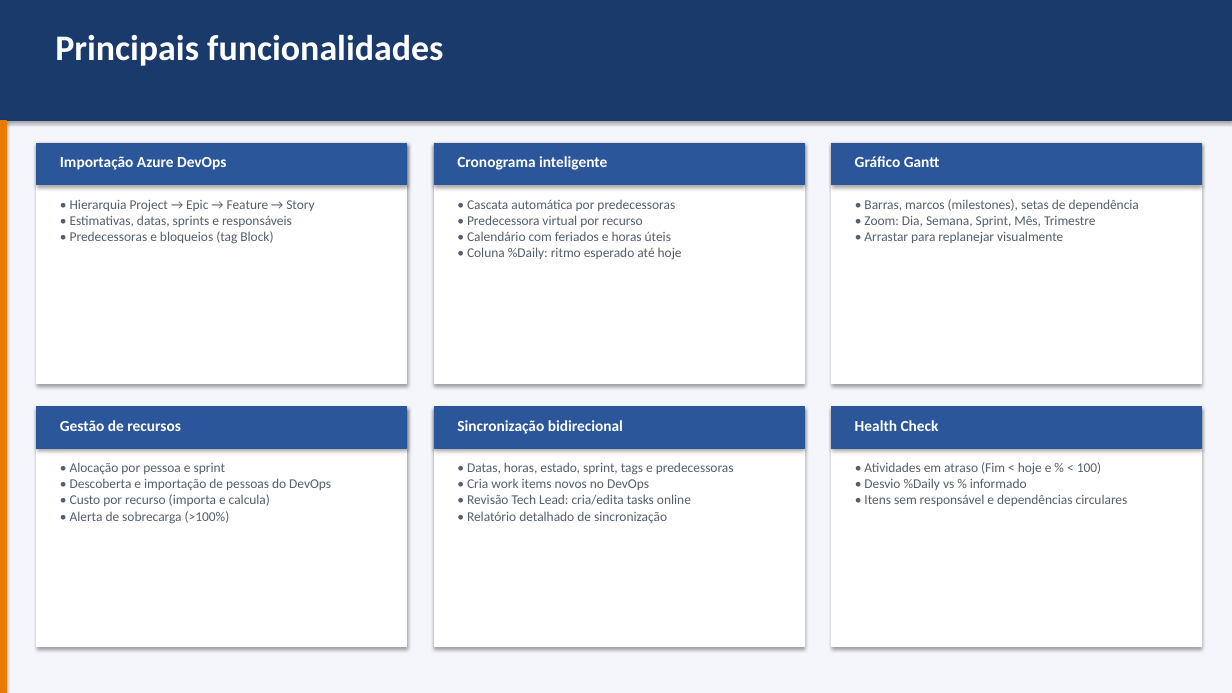
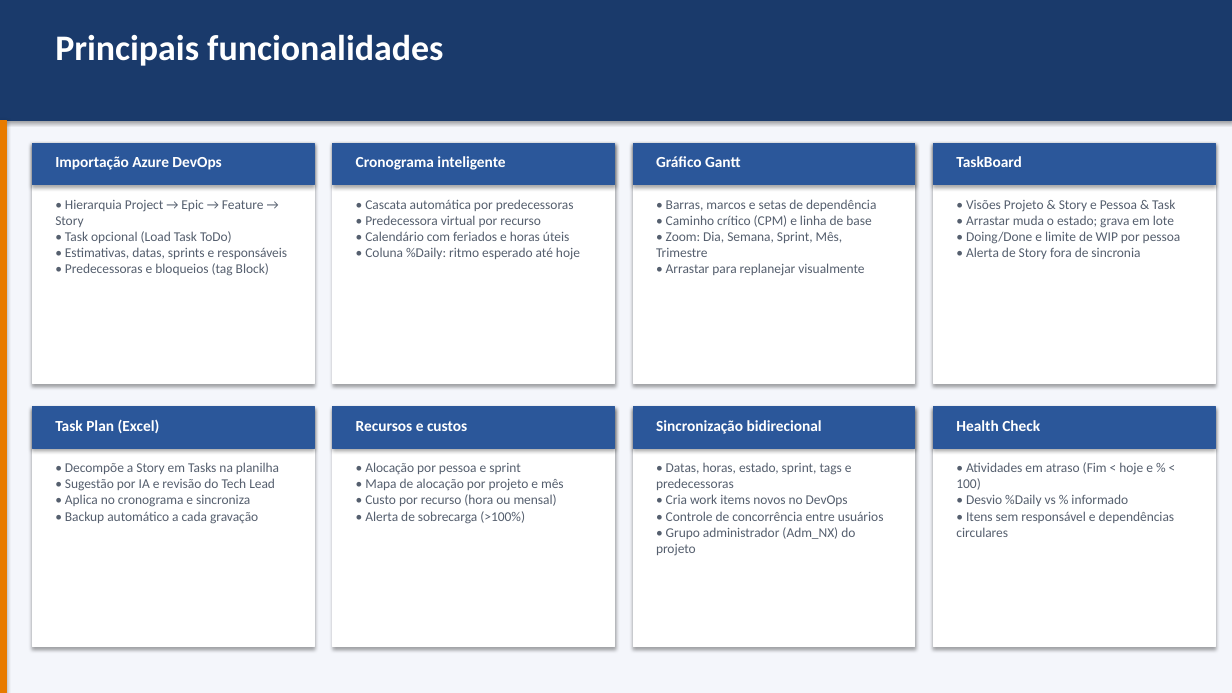
Before and after one commit to carmonexus/NXProject, a slide deck: slide 5 of NXProject_Gestao_Inteligente_DevOps.pptx (slide 4 before the commit). Drawn at 1232x693 pixels with LibreOffice and Linux fonts; fonts in the diff are those of the drawing. Boxes give left, top, right and bottom in pixels: in the first picture for what was removed or moved away, otherwise in the second. Text is boxed around its words. In the diff, an @@ line names an element or a change of style, - is before the commit and + after.

```diff
--- a/NXProject_Gestao_Inteligente_DevOps.pptx
+++ b/NXProject_Gestao_Inteligente_DevOps.pptx
@@ rectangle: place and size @@
-rectangle at bbox=[37, 143, 407, 384]
+rectangle at bbox=[32, 143, 314, 384]
@@ rectangle: place and size @@
-rectangle at bbox=[37, 143, 407, 185]
+rectangle at bbox=[32, 143, 314, 185]
@@ text "Importação Azure DevOps": place and size @@
-text "Importação Azure DevOps" at bbox=[60, 156, 226, 170]
+text "Importação Azure DevOps" at bbox=[55, 156, 221, 170]
@@ rectangle: place and size @@
-rectangle at bbox=[434, 143, 804, 384]
+rectangle at bbox=[333, 143, 615, 384]
@@ rectangle: place and size @@
-rectangle at bbox=[434, 143, 804, 185]
+rectangle at bbox=[333, 143, 615, 185]
@@ text "Cronograma inteligente": place and size @@
-text "Cronograma inteligente" at bbox=[457, 156, 607, 170]
+text "Cronograma inteligente" at bbox=[356, 156, 505, 170]
@@ rectangle: place and size @@
-rectangle at bbox=[832, 143, 1202, 384]
+rectangle at bbox=[633, 143, 915, 384]
@@ rectangle: place and size @@
-rectangle at bbox=[832, 143, 1202, 185]
+rectangle at bbox=[633, 143, 915, 185]
@@ text "Gráfico Gantt": place and size @@
-text "Gráfico Gantt" at bbox=[855, 156, 940, 167]
+text "Gráfico Gantt" at bbox=[656, 156, 741, 167]
@@ rectangle: place and size @@
-rectangle at bbox=[37, 407, 407, 647]
+rectangle at bbox=[933, 143, 1215, 384]
@@ rectangle: place and size @@
-rectangle at bbox=[37, 407, 407, 448]
+rectangle at bbox=[933, 143, 1215, 185]
@@ text added at bbox=[956, 156, 1022, 167], 12 pt, text #FFFFFF, bold @@
+TaskBoard
@@ text at bbox=[55, 200, 287, 276]: text changed @@
-• Hierarquia Project → Epic → Feature → Story
-• Estimativas, datas, sprints e responsáveis
-• Predecessoras e bloqueios (tag Block)
+• Hierarquia Project → Epic → Feature → Story
+• Task opcional (Load Task ToDo)
+• Estimativas, datas, sprints e responsáveis
+• Predecessoras e bloqueios (tag Block)
@@ text "• Cascata automática por predecessoras ...": place and size @@
-text "• Cascata automática por predecessoras ..." at bbox=[467, 200, 682, 260]
+text "• Cascata automática por predecessoras ..." at bbox=[365, 199, 580, 260]
@@ text at bbox=[656, 199, 876, 276]: text changed @@
-• Barras, marcos (milestones), setas de dependência
-• Zoom: Dia, Semana, Sprint, Mês, Trimestre
-• Arrastar para replanejar visualmente
+• Barras, marcos e setas de dependência
+• Caminho crítico (CPM) e linha de base
+• Zoom: Dia, Semana, Sprint, Mês, Trimestre
+• Arrastar para replanejar visualmente
@@ text at bbox=[966, 199, 1181, 259]: text changed @@
-• Alocação por pessoa e sprint
-• Descoberta e importação de pessoas do DevOps
-• Custo por recurso (importa e calcula)
-• Alerta de sobrecarga (>100%)
+• Visões Projeto & Story e Pessoa & Task
+• Arrastar muda o estado; grava em lote
+• Doing/Done e limite de WIP por pessoa
+• Alerta de Story fora de sincronia
@@ rectangle: place and size @@
-rectangle at bbox=[434, 407, 804, 647]
+rectangle at bbox=[32, 407, 314, 647]
@@ rectangle: place and size @@
-rectangle at bbox=[434, 407, 804, 448]
+rectangle at bbox=[32, 407, 314, 448]
@@ rectangle: place and size @@
-rectangle at bbox=[832, 407, 1202, 647]
+rectangle at bbox=[333, 407, 615, 647]
@@ rectangle: place and size @@
-rectangle at bbox=[832, 407, 1202, 448]
+rectangle at bbox=[333, 407, 615, 448]
@@ rectangle added at bbox=[633, 407, 915, 647], fill #FFFFFF, outline #FFFFFF 0.75 pt @@
@@ rectangle added at bbox=[633, 407, 915, 448], fill #2B579A, outline #2B579A 0.75 pt @@
@@ text "Sincronização bidirecional": place and size @@
-text "Sincronização bidirecional" at bbox=[457, 420, 623, 434]
+text "Sincronização bidirecional" at bbox=[656, 420, 822, 434]
@@ rectangle added at bbox=[933, 407, 1215, 647], fill #FFFFFF, outline #FFFFFF 0.75 pt @@
@@ rectangle added at bbox=[933, 407, 1215, 448], fill #2B579A, outline #2B579A 0.75 pt @@
@@ text "Health Check": place and size @@
-text "Health Check" at bbox=[855, 420, 939, 431]
+text "Health Check" at bbox=[956, 420, 1040, 431]
@@ text added at bbox=[55, 420, 160, 433], 12 pt, text #FFFFFF, bold @@
+Task Plan (Excel)
@@ text removed at bbox=[60, 420, 181, 431] @@
-Gestão de recursos
@@ text added at bbox=[356, 421, 467, 431], 12 pt, text #FFFFFF, bold @@
+Recursos e custos
@@ text added at bbox=[65, 462, 279, 524], 10.5 pt, text #555F6E @@
+• Decompõe a Story em Tasks na planilha
+• Sugestão por IA e revisão do Tech Lead
+• Aplica no cronograma e sincroniza
+• Backup automático a cada gravação
@@ text added at bbox=[365, 462, 564, 524], 10.5 pt, text #555F6E @@
+• Alocação por pessoa e sprint
+• Mapa de alocação por projeto e mês
+• Custo por recurso (hora ou mensal)
+• Alerta de sobrecarga (>100%)
@@ text at bbox=[656, 463, 884, 555]: text changed @@
-• Datas, horas, estado, sprint, tags e predecessoras
-• Cria work items novos no DevOps
-• Revisão Tech Lead: cria/edita tasks online
-• Relatório detalhado de sincronização
+• Datas, horas, estado, sprint, tags e predecessoras
+• Cria work items novos no DevOps
+• Controle de concorrência entre usuários
+• Grupo administrador (Adm_NX) do projeto
@@ text "• Atividades em atraso (Fim ..." rewrapped from bbox=[864, 462, 1128, 506] to bbox=[956, 462, 1175, 537] @@
```
Also in this commit, not shown: 3 other slides changed, 1 slide added, 7 other files.
